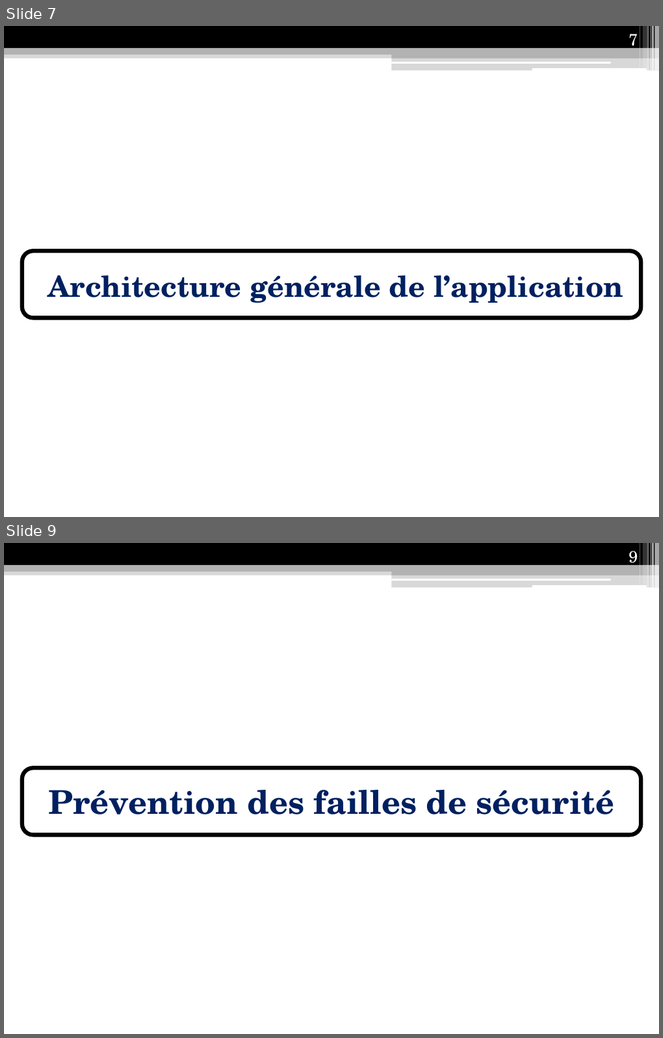
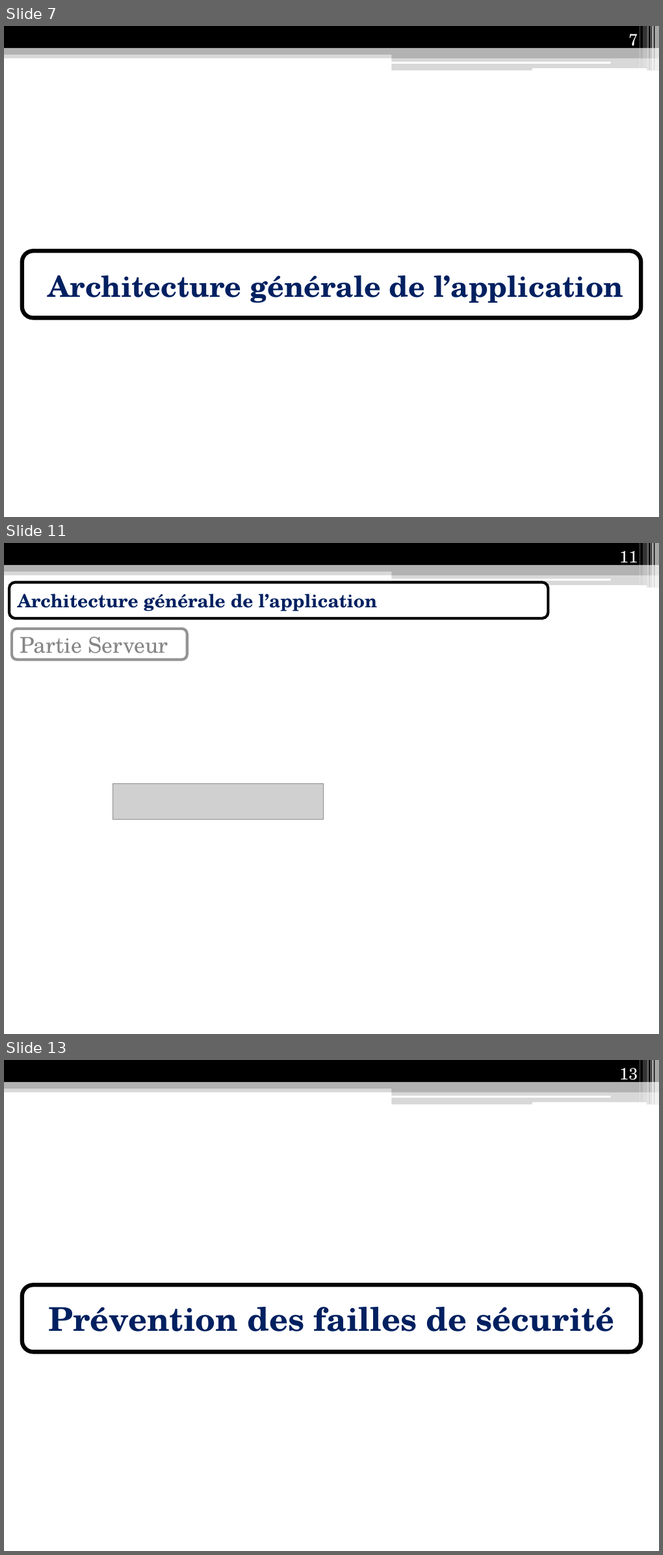
Before and after one commit to Anicky/Strangers-Phonegap, a slide deck: présentation/Présentation IF26.pptx. Shown one above the other, each under a label of ours: slides 7 and 9 before the commit, slides 7, 11 and 13 after it; the slides between them are not shown. The pictures are 663x1038 and 663x1555 pixels, drawn with LibreOffice and Linux fonts; fonts in the diff are those of the drawing; grey boxes stand for pictures. Boxes give left, top, right and bottom in pixels: in the first picture for what was removed or moved away, otherwise in the second. Text is boxed around its words. In the diff, an @@ line names an element or a change of style, - is before the commit and + after.

```diff
--- a/présentation/Présentation IF26.pptx
+++ b/présentation/Présentation IF26.pptx
@@ slide 11 added at [4, 543, 659, 1034], background #FFFFFF; not listed: 13 template elements that a slide beside it also shows @@
@@ page number added at [620, 551, 638, 568], 18 pt, text #FFFFFF @@
+11
@@ rounded rectangle added at [9, 582, 549, 618], fill #FFFFFF, outline #000000 3 pt, 20 pt, text #002060, bold @@
+Architecture générale de l’application
@@ rounded rectangle added at [12, 629, 187, 659], fill #FFFFFF, outline #949494 3 pt, 24 pt, text #858585 @@
+Partie Serveur
@@ picture added at [113, 783, 323, 819] @@
@@ what was slide 9 is now slide 13 @@
@@ page number at [620, 1068, 638, 1085]: text changed @@
-9
+13
```
Also in this commit, not shown: 4 slides changed, 5 other slides added, 2 slides removed.
